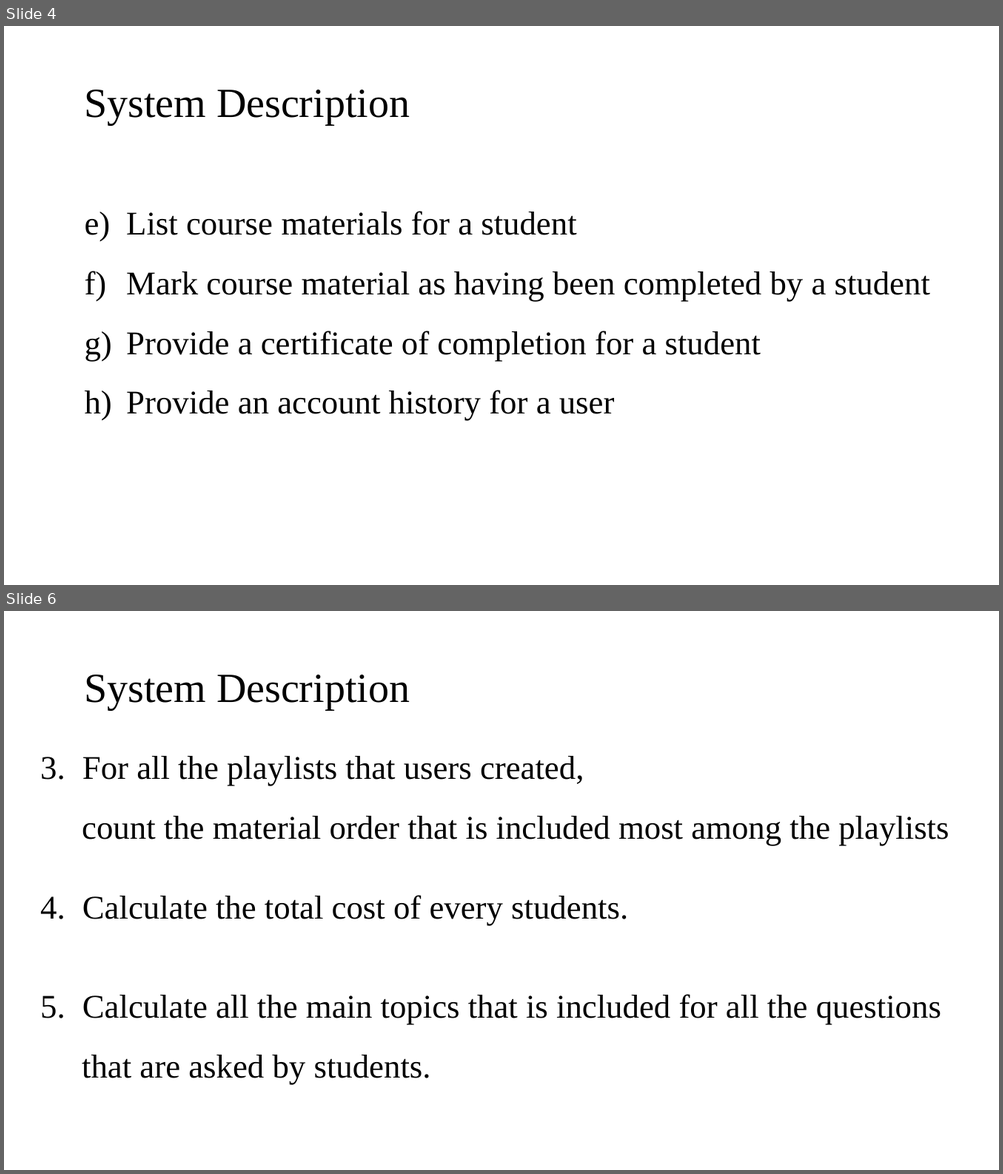
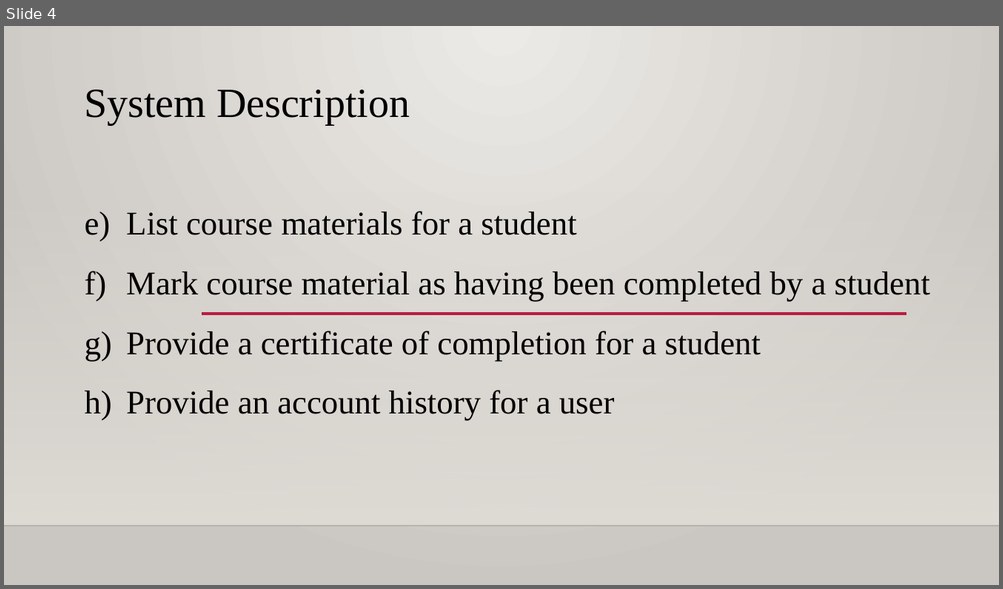
Before and after one commit to ljy95135/DB-Project-10, a slide deck: data/presentation.pptx. Shown one above the other, each under a label of ours: slides 4 and 6 before the commit, slide 4 after it; the slides between them are not shown. The pictures are 1003x1174 and 1003x589 pixels, drawn with LibreOffice and Linux fonts; fonts in the diff are those of the drawing; background and template pictures are left out. Boxes give left, top, right and bottom in pixels: in the first picture for what was removed or moved away, otherwise in the second. Text is boxed around its words. In the diff, an @@ line names an element or a change of style, - is before the commit and + after.

```diff
--- a/data/presentation.pptx
+++ b/data/presentation.pptx
@@ slide 6 removed at (x1=4, y1=611, x2=999, y2=1170), background #FFFFFF @@
@@ text removed at (x1=85, y1=675, x2=410, y2=709) @@
-System Description
@@ text removed at (x1=82, y1=756, x2=948, y2=1085) @@
-3. For all the playlists that users created,
-count the material order that is included most among the playlists
-4. Calculate the total cost of every students.
-5. Calculate all the main topics that is included for all the questions
-that are asked by students.
@@ slide 4 changed as well @@
@@ background #FFFFFF to gradient #ECEAE7 to #CAC7C1 @@
@@ rectangle added at (x1=4, y1=191, x2=999, y2=526), fill gradient #DFDBD5 @@
@@ line added from (201, 314) to (906, 314), #B71E42 2.5 pt @@
@@ line added from (4, 526) to (999, 526), #000001 1 pt @@
```
Also in this commit, not shown: 6 other slides changed, 2 slides added, 3 other slides removed, 4 other files.
